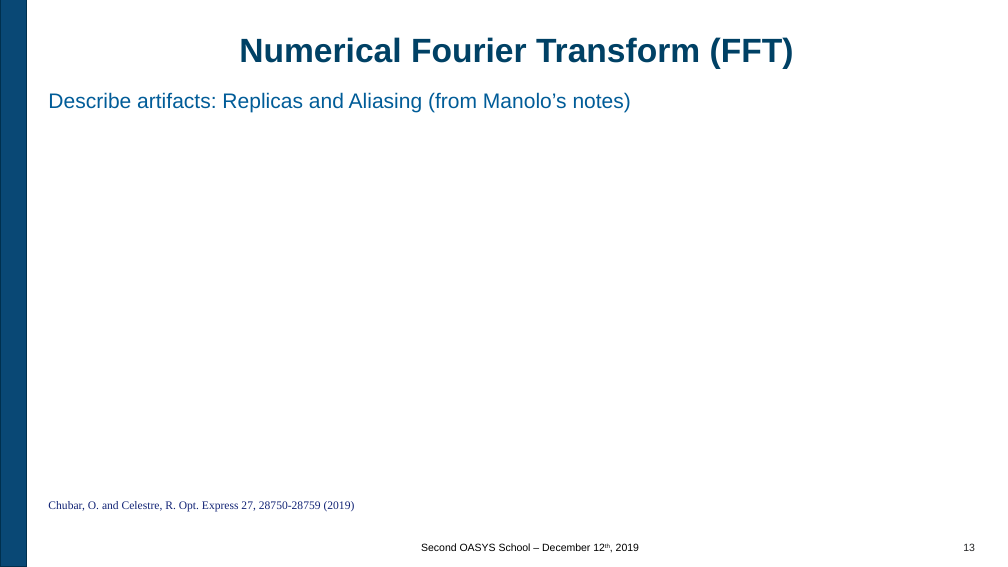
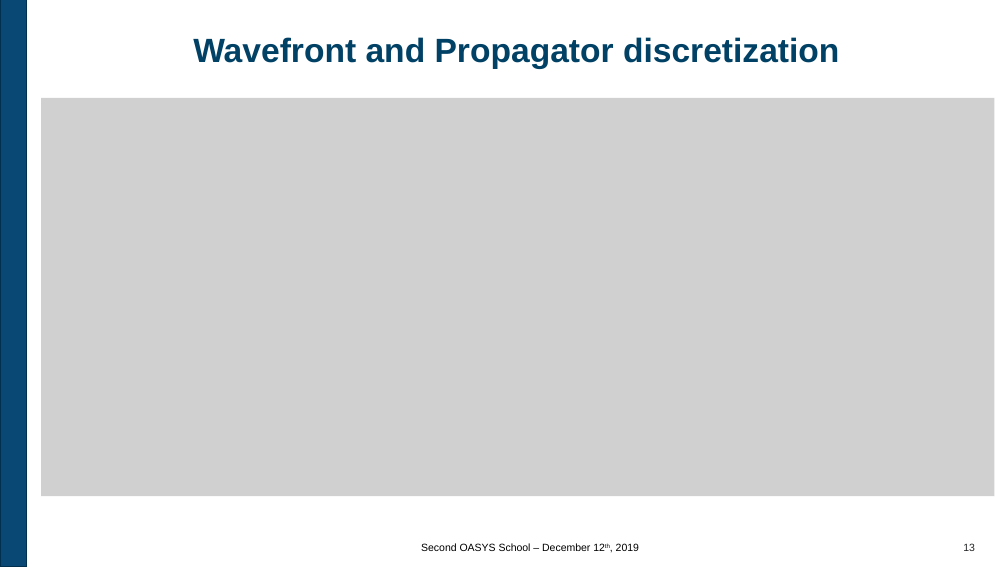
Before and after one commit to oasys-kit/oasys_school, a slide deck: slide 13 of second/slides/2_Introduction_to_SRW.pptx. Drawn at 1008x567 pixels with LibreOffice and Linux fonts; fonts in the diff are those of the drawing; grey boxes stand for pictures; background and template pictures are left out. Boxes give left, top, right and bottom in pixels: in the first picture for what was removed or moved away, otherwise in the second. Text is boxed around its words. In the diff, an @@ line names an element or a change of style, - is before the commit and + after.

```diff
--- a/second/slides/2_Introduction_to_SRW.pptx
+++ b/second/slides/2_Introduction_to_SRW.pptx
@@ title at <box>193,37,839,69</box>: text changed @@
-Numerical Fourier Transform (FFT)
+Wavefront and Propagator discretization
@@ picture added at <box>41,98,994,496</box> @@
@@ text removed at <box>48,92,631,112</box> @@
-Describe artifacts: Replicas and Aliasing (from Manolo’s notes)
@@ text removed at <box>48,501,355,512</box> @@
-Chubar, O. and Celestre, R. Opt. Express 27, 28750-28759 (2019)
```
Also in this commit, not shown: 6 other slides changed, 4 slides added, 4 slides removed, 1 other file.
